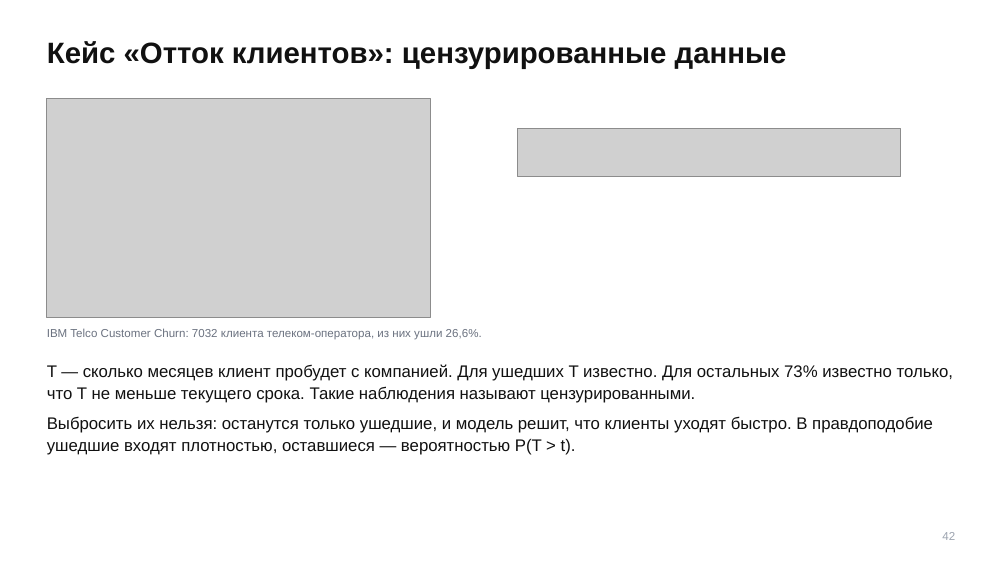
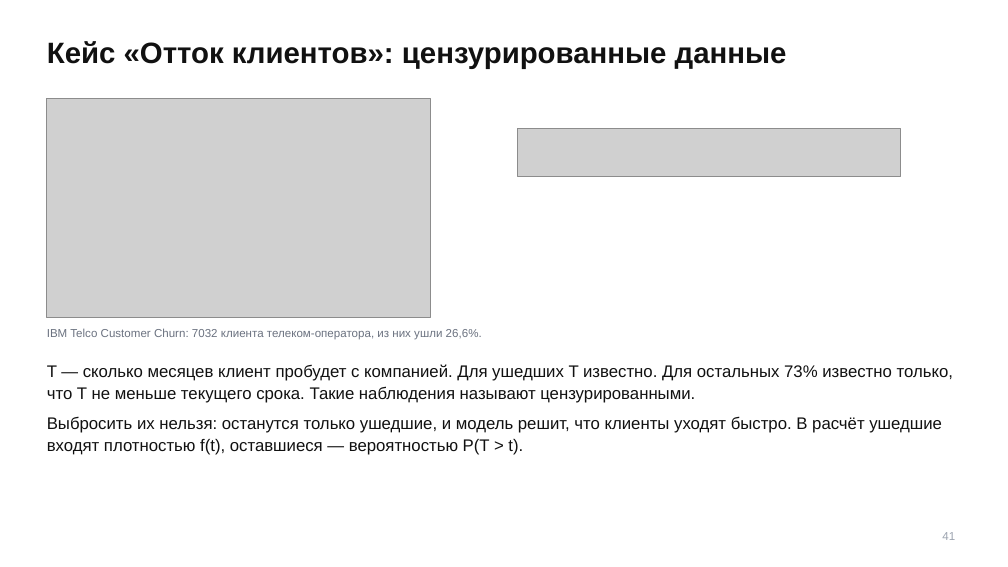
Before and after one commit to TheTonyPub/probability-theory-2026, a slide deck: slide 41 of lectures/06_distributions-17-25-2.pptx (slide 42 before the commit). Drawn at 1008x567 pixels with LibreOffice and Linux fonts; fonts in the diff are those of the drawing; grey boxes stand for pictures. Boxes give left, top, right and bottom in pixels: in the first picture for what was removed or moved away, otherwise in the second. Text is boxed around its words. In the diff, an @@ line names an element or a change of style, - is before the commit and + after.

```diff
--- a/lectures/06_distributions-17-25-2.pptx
+++ b/lectures/06_distributions-17-25-2.pptx
@@ text at box(47, 416, 942, 455): text changed @@
-Выбросить их нельзя: останутся только ушедшие, и модель решит, что клиенты уходят быстро. В правдоподобие ушедшие входят плотностью, оставшиеся — вероятностью P(T > t).
+Выбросить их нельзя: останутся только ушедшие, и модель решит, что клиенты уходят быстро. В расчёт ушедшие входят плотностью f(t), оставшиеся — вероятностью P(T > t).
@@ text at box(942, 532, 955, 540): text changed @@
-42
+41
```
Also in this commit, not shown: 10 other slides changed, 1 slide removed, 1 other file.
